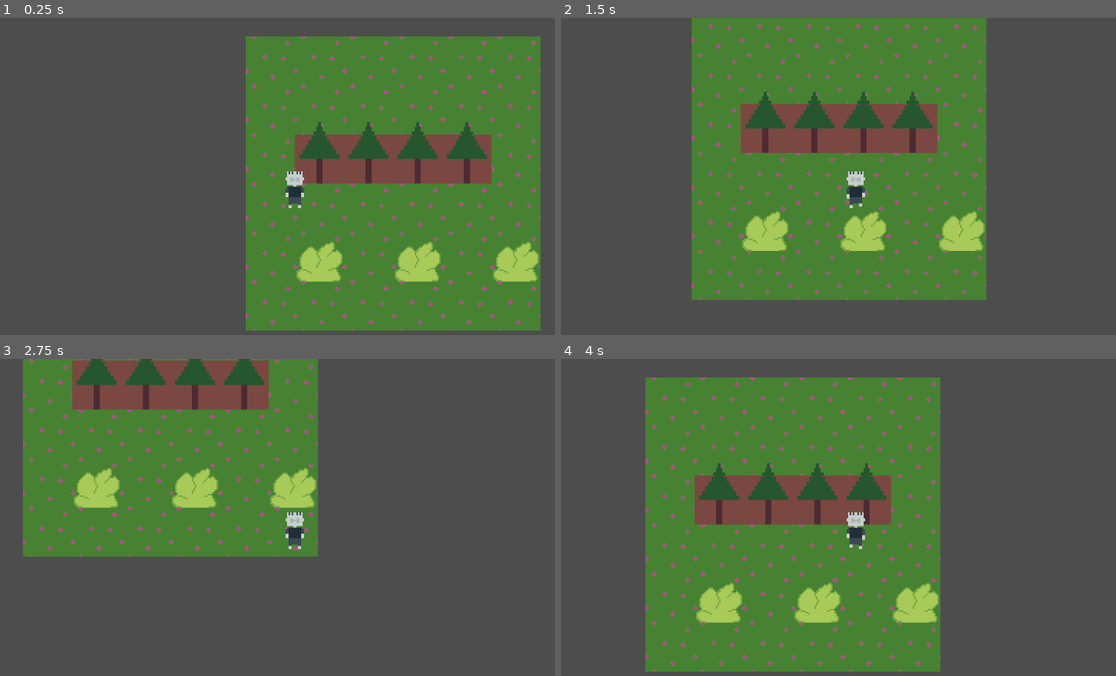
Above: before the commit, frames 1-4 (two rows, left to right).
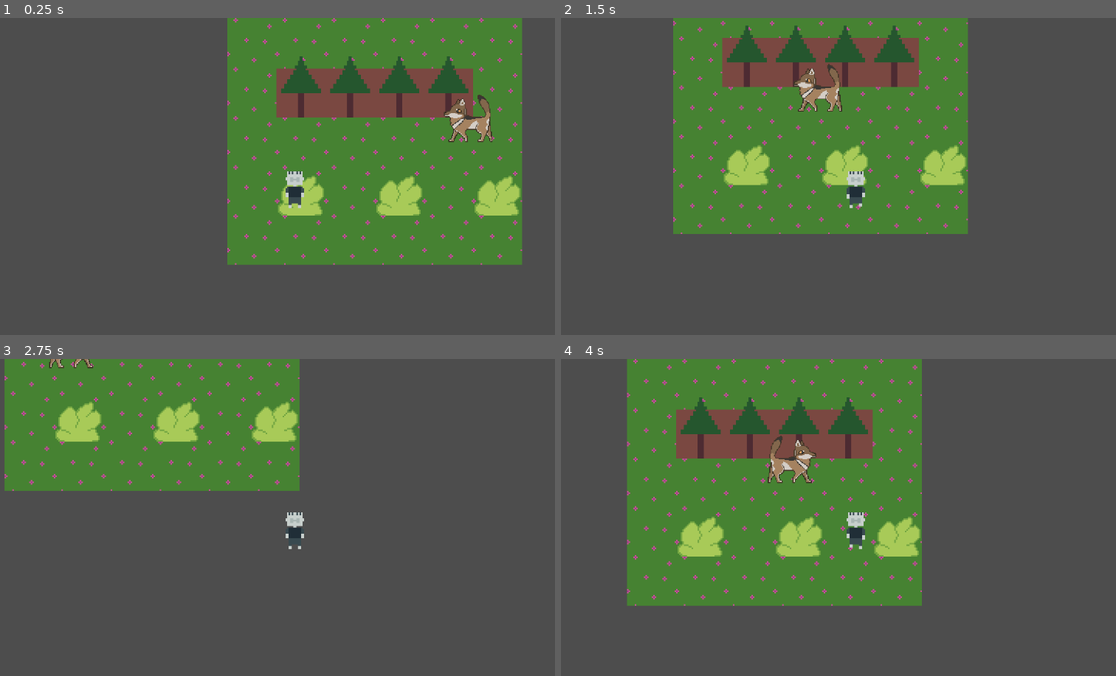
Above: after the commit, the same moments.

Repository: wtrmlnrch/Senior-Project-Game
Game: Godot game, scene res://AI_Stuff/Scenes/TestingMaps/testing_map_1.tscn
Same seed, same stepped clock (60 frames per second), same inputs: the game is played once before the commit and once after it. The project has no main scene, so this scene is started directly.
Inputs:
- Up to frame 1 (0.25 s): no input
- Up to frame 2 (1.5 s): hold D (right) 0.53-1.28 s; hold S (down) from 1.28 s (still down)
- Up to frame 3 (2.75 s): release S (down) at 2.03 s; hold D (right) from 2.03 s (still down)
- Up to frame 4 (4 s): release D (right) at 2.78 s; hold W (up) 2.78-3.53 s; hold A (left) from 3.53 s (still down)

The runs differ from the first frame. In frame 1, 35% of the frame differs, in the area x 40-98%, y 0-99%; in frame 2, 32%; in frame 3, 23%; in frame 4, 35%, in the area x 11-69%, y 0-99%.

Commit message:
basic wolf ai done, and simple bush asset for bushes done

Diff:
--- a/AI_Stuff/Scenes/Enemies/wolf_ai.gd
+++ b/AI_Stuff/Scenes/Enemies/wolf_ai.gd
@@ -1,4 +1,36 @@
 extends Node2D
+
+@export var speed = 50
+@export var direction = -1
+
+func _physics_process(_delta):
+	$Wolf/AnimationPlayer.play("Walking_wolf")
+
+	if direction == 1 and $Walls/RightWall.has_overlapping_bodies():
+		direction = -1
+		$Wolf.scale.x = -1
+	elif direction == -1 and $Walls/LeftWall.has_overlapping_bodies():
+		direction = 1
+		$Wolf.scale.x = -1
+
+	# change speed if the wolf sees the player
+	if $Wolf/LineOfSight.is_colliding():
+		speed = 125
+		$Wolf/AnimationPlayer.speed_scale = 2.5
+	else:
+		speed = 50
+		$Wolf/AnimationPlayer.speed_scale = 1
+
+	if $Wolf/BackSight.is_colliding():
+		direction = direction * -1
+		$Wolf.scale.x = -1
+
+
+	$Wolf.velocity.x = direction * speed
+	if $Wolf.velocity.y != 0:
+		$Wolf.velocity.y = 0
+	$Wolf.move_and_slide()
+
 
 # allow wolf to start walking
 # check to see if player in front (5-6) or behind (2-3)
--- a/AI_Stuff/Scenes/Enemies/wolf_ai.tscn
+++ b/AI_Stuff/Scenes/Enemies/wolf_ai.tscn
@@ -1,11 +1,98 @@
-[gd_scene load_steps=3 format=3 uid="uid://dd5colxo1ug6b"]
+[gd_scene load_steps=10 format=3 uid="uid://dd5colxo1ug6b"]
 
-[ext_resource type="Texture2D" uid="uid://7563jtkexafa" path="res://AI_Stuff/Assets/Enemy Sprites/wolf.png" id="1_0cwd6"]
 [ext_resource type="Script" uid="uid://gy6q2qpmtsj" path="res://AI_Stuff/Scenes/Enemies/wolf_ai.gd" id="1_di4ya"]
+[ext_resource type="Texture2D" uid="uid://dwkp607ksq6fv" path="res://AI_Stuff/Assets/Enemy Sprites/wolf_spritesheet.png" id="2_di4ya"]
+
+[sub_resource type="RectangleShape2D" id="RectangleShape2D_di4ya"]
+size = Vector2(63, 56)
+
+[sub_resource type="RectangleShape2D" id="RectangleShape2D_qmfs0"]
+
+[sub_resource type="RectangleShape2D" id="RectangleShape2D_fqayw"]
+
+[sub_resource type="Animation" id="Animation_di4ya"]
+length = 0.001
+tracks/0/type = "value"
+tracks/0/imported = false
+tracks/0/enabled = true
+tracks/0/path = NodePath("Sprite2D:frame")
+tracks/0/interp = 1
+tracks/0/loop_wrap = true
+tracks/0/keys = {
+"times": PackedFloat32Array(0),
+"transitions": PackedFloat32Array(1),
+"update": 1,
+"values": [2]
+}
+
+[sub_resource type="Animation" id="Animation_ni0r0"]
+resource_name = "Walking_wolf"
+length = 0.6
+loop_mode = 1
+tracks/0/type = "value"
+tracks/0/imported = false
+tracks/0/enabled = true
+tracks/0/path = NodePath("Sprite2D:frame")
+tracks/0/interp = 1
+tracks/0/loop_wrap = true
+tracks/0/keys = {
+"times": PackedFloat32Array(0, 0.15, 0.3, 0.45),
+"transitions": PackedFloat32Array(1, 1, 1, 1),
+"update": 1,
+"values": [2, 1, 2, 0]
+}
+
+[sub_resource type="AnimationLibrary" id="AnimationLibrary_qmfs0"]
+_data = {
+&"RESET": SubResource("Animation_di4ya"),
+&"Walking_wolf": SubResource("Animation_ni0r0")
+}
+
+[sub_resource type="RectangleShape2D" id="RectangleShape2D_ni0r0"]
+size = Vector2(20, 57)
 
 [node name="wolf_ai" type="Node2D"]
 script = ExtResource("1_di4ya")
 
-[node name="Sprite2D" type="Sprite2D" parent="."]
+[node name="Wolf" type="CharacterBody2D" parent="."]
+
+[node name="CollisionShape2D" type="CollisionShape2D" parent="Wolf"]
+position = Vector2(0.5, 4)
+shape = SubResource("RectangleShape2D_di4ya")
+
+[node name="Sprite2D" type="Sprite2D" parent="Wolf"]
 texture_filter = 1
-texture = ExtResource("1_0cwd6")
+texture = ExtResource("2_di4ya")
+hframes = 3
+frame = 2
+
+[node name="LineOfSight" type="ShapeCast2D" parent="Wolf"]
+rotation = 1.5708
+scale = Vector2(2, 1)
+shape = SubResource("RectangleShape2D_qmfs0")
+target_position = Vector2(0, 200)
+
+[node name="BackSight" type="ShapeCast2D" parent="Wolf"]
+rotation = -1.5708
+scale = Vector2(2, 1)
+shape = SubResource("RectangleShape2D_fqayw")
+target_position = Vector2(0, 75)
+
+[node name="AnimationPlayer" type="AnimationPlayer" parent="Wolf"]
+libraries = {
+&"": SubResource("AnimationLibrary_qmfs0")
+}
+
+[node name="Walls" type="Node2D" parent="."]
+
+[node name="LeftWall" type="Area2D" parent="Walls"]
+
+[node name="LW_Collision" type="CollisionShape2D" parent="Walls/LeftWall"]
+position = Vector2(-300, 3.5)
+shape = SubResource("RectangleShape2D_ni0r0")
+
+[node name="RightWall" type="Area2D" parent="Walls"]
+
+[node name="RW_Collision" type="CollisionShape2D" parent="Walls/RightWall"]
+position = Vector2(300, 3.5)
+shape = SubResource("RectangleShape2D_ni0r0")
--- a/AI_Stuff/Scenes/EnvironmentThings/bush.gd
+++ b/AI_Stuff/Scenes/EnvironmentThings/bush.gd
@@ -1,5 +1,9 @@
 extends Node2D
 
-# if E is pressed
-# make the player not visible and tangible to the enemies
-# if E is pressed again undo those things
+
+
+func _on_area_2d_body_entered(body):
+	# if E is pressed
+	# make the player not visible and tangible to the enemies
+	# if E is pressed again undo those things
+	pass
--- a/AI_Stuff/Scenes/EnvironmentThings/bush.tscn
+++ b/AI_Stuff/Scenes/EnvironmentThings/bush.tscn
@@ -1,7 +1,10 @@
-[gd_scene load_steps=3 format=3 uid="uid://b1eudu7py5fmo"]
+[gd_scene load_steps=4 format=3 uid="uid://b1eudu7py5fmo"]
 
 [ext_resource type="Script" uid="uid://ckr05ja13px8n" path="res://AI_Stuff/Scenes/EnvironmentThings/bush.gd" id="1_0i6xf"]
 [ext_resource type="Texture2D" uid="uid://d3rdpt1o5pktp" path="res://AI_Stuff/Assets/Environment/Bush.png" id="1_jtxwb"]
+
+[sub_resource type="CircleShape2D" id="CircleShape2D_0i6xf"]
+radius = 21.095
 
 [node name="Bush" type="Node2D"]
 script = ExtResource("1_0i6xf")
@@ -9,3 +12,11 @@
 [node name="Sprite2D" type="Sprite2D" parent="."]
 texture_filter = 1
 texture = ExtResource("1_jtxwb")
+
+[node name="Area2D" type="Area2D" parent="."]
+
+[node name="CollisionShape2D" type="CollisionShape2D" parent="Area2D"]
+position = Vector2(0, 7)
+shape = SubResource("CircleShape2D_0i6xf")
+
+[connection signal="body_entered" from="Area2D" to="." method="_on_area_2d_body_entered"]
--- a/AI_Stuff/Scenes/TestingMaps/testing_map_1.tscn
+++ b/AI_Stuff/Scenes/TestingMaps/testing_map_1.tscn
@@ -1,7 +1,8 @@
-[gd_scene load_steps=3 format=4 uid="uid://cgdaabrg2obj4"]
+[gd_scene load_steps=4 format=4 uid="uid://cgdaabrg2obj4"]
 
 [ext_resource type="TileSet" uid="uid://cisthpvkuboug" path="res://AI_Stuff/Assets/Environment/basicEnv.tres" id="1_lnrpn"]
 [ext_resource type="PackedScene" uid="uid://k50rn2ik83wv" path="res://AI_Stuff/Scenes/CharacterController/ai_cc.tscn" id="2_5nq8q"]
+[ext_resource type="PackedScene" uid="uid://dd5colxo1ug6b" path="res://AI_Stuff/Scenes/Enemies/wolf_ai.tscn" id="3_sowny"]
 
 [node name="TestingMap1" type="Node2D"]
 
@@ -22,3 +23,8 @@
 tile_set = ExtResource("1_lnrpn")
 
 [node name="AI_CC" parent="." instance=ExtResource("2_5nq8q")]
+position = Vector2(12, 43)
+
+[node name="wolf_ai" parent="." instance=ExtResource("3_sowny")]
+position = Vector2(137, 0)
+scale = Vector2(0.5, 0.5)
--- a/project.godot
+++ b/project.godot
@@ -39,3 +39,7 @@
 "events": [Object(InputEventKey,"resource_local_to_scene":false,"resource_name":"","device":-1,"window_id":0,"alt_press …(192 unchanged characters)…
 ]
 }
+
+[rendering]
+
+2d/snap/snap_2d_transforms_to_pixel=true
Binary file added: AI_Stuff/Assets/Enemy Sprites/wolf_spritesheet.png
Not shown, added: AI_Stuff/Assets/Enemy Sprites/wolf_spritesheet.png.import
